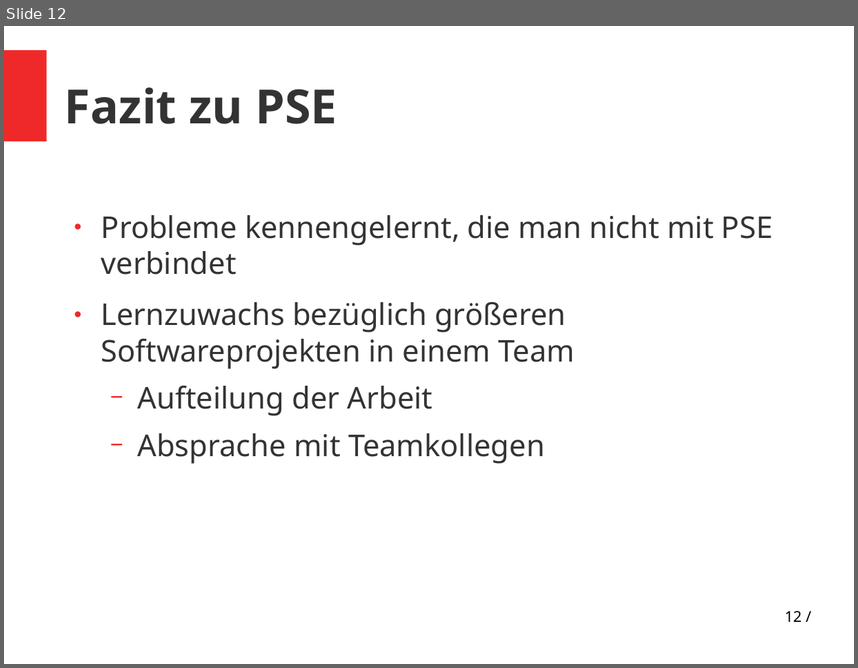
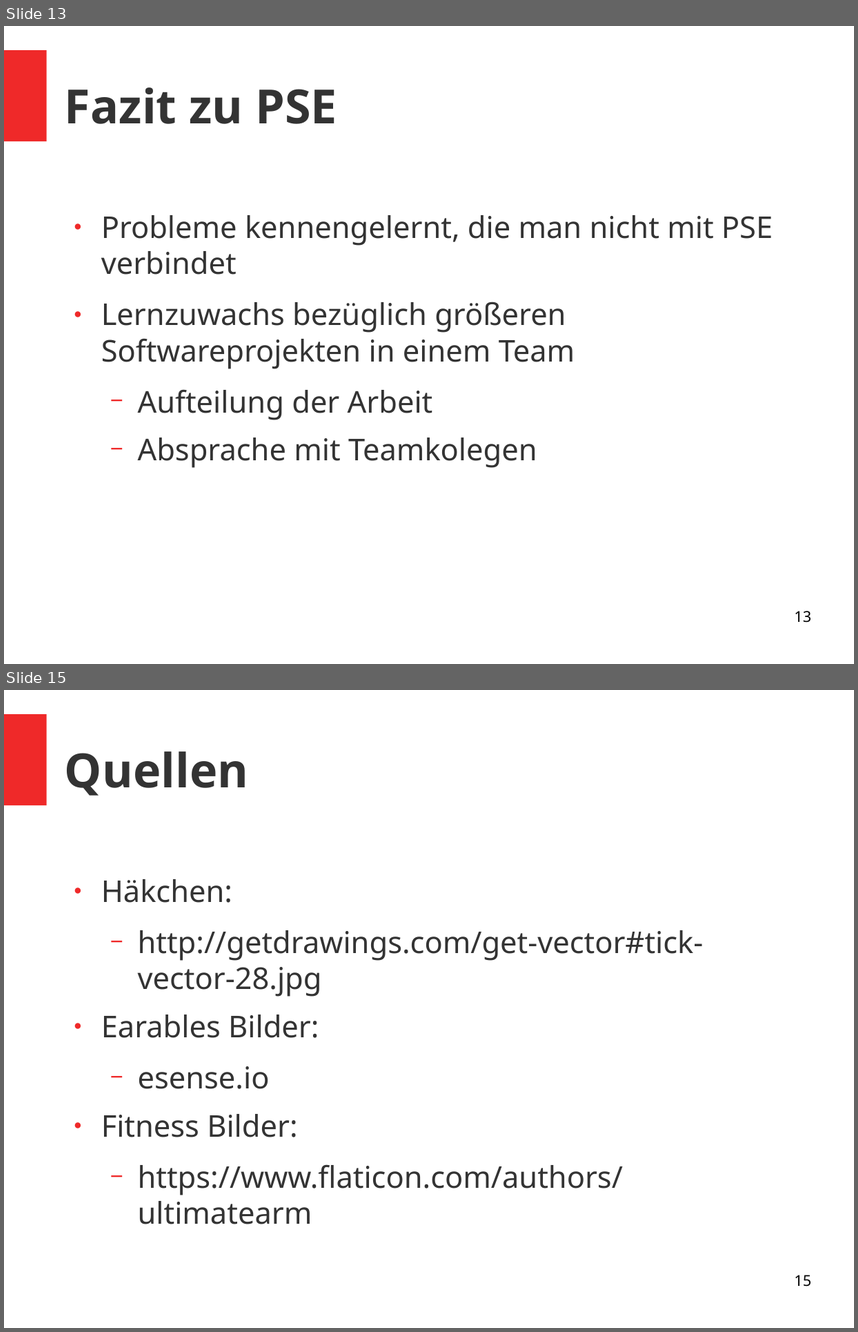
Before and after one commit to vlle1/dokumente-earablesKIT, a slide deck: Abschlusspräsi/Abschlusspräsi.odp. Shown one above the other, each under a label of ours: slide 12 before the commit, slides 13 and 15 after it; the slides between them are not shown. The pictures are 858x668 and 858x1332 pixels, drawn with LibreOffice and Linux fonts; fonts in the diff are those of the drawing. Boxes give left, top, right and bottom in pixels: in the first picture for what was removed or moved away, otherwise in the second. Text is boxed around its words. In the diff, an @@ line names an element or a change of style, - is before the commit and + after.

```diff
--- a/Abschlusspräsi/Abschlusspräsi.odp
+++ b/Abschlusspräsi/Abschlusspräsi.odp
@@ slide 15 added at (4, 690, 854, 1328), background #FFFFFF; not listed: 1 template element that a slide beside it also shows @@
@@ title added at (65, 751, 248, 796), 44 pt, text #333333, bold @@
+Quellen
@@ text added at (101, 879, 704, 1224), 28 pt, text #333333 @@
+● Häkchen:
+  − http://getdrawings.com/get-vector#tick-vector-28.jpg
+● Earables Bilder:
+  − esense.io
+● Fitness Bilder:
+  − https://www.flaticon.com/authors/ultimatearm
@@ page number added at (794, 1274, 811, 1286), 14 pt, text #000000 @@
+15
@@ what was slide 12 is now slide 13 @@
@@ slide 13 changed as well @@
@@ text at (101, 215, 773, 420): indent changed; line spacing 0.9 to 1; less space between paragraphs @@
@@ text at (138, 437, 537, 468): text changed @@
-  − Absprache mit Teamkollegen
+  − Absprache mit Teamkolegen
@@ page number at (794, 610, 811, 622): text changed @@
-12 /
+13
```
Also in this commit, not shown: 8 other slides changed, 5 other slides added, 4 slides removed, 3 other files.
